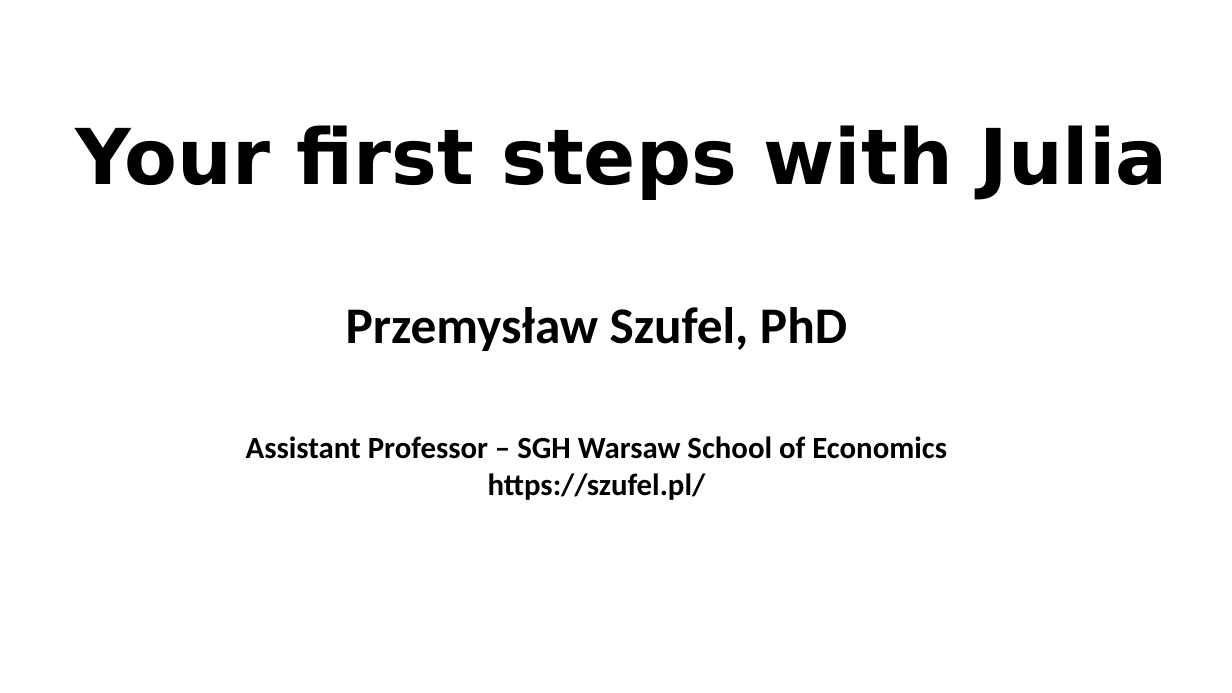
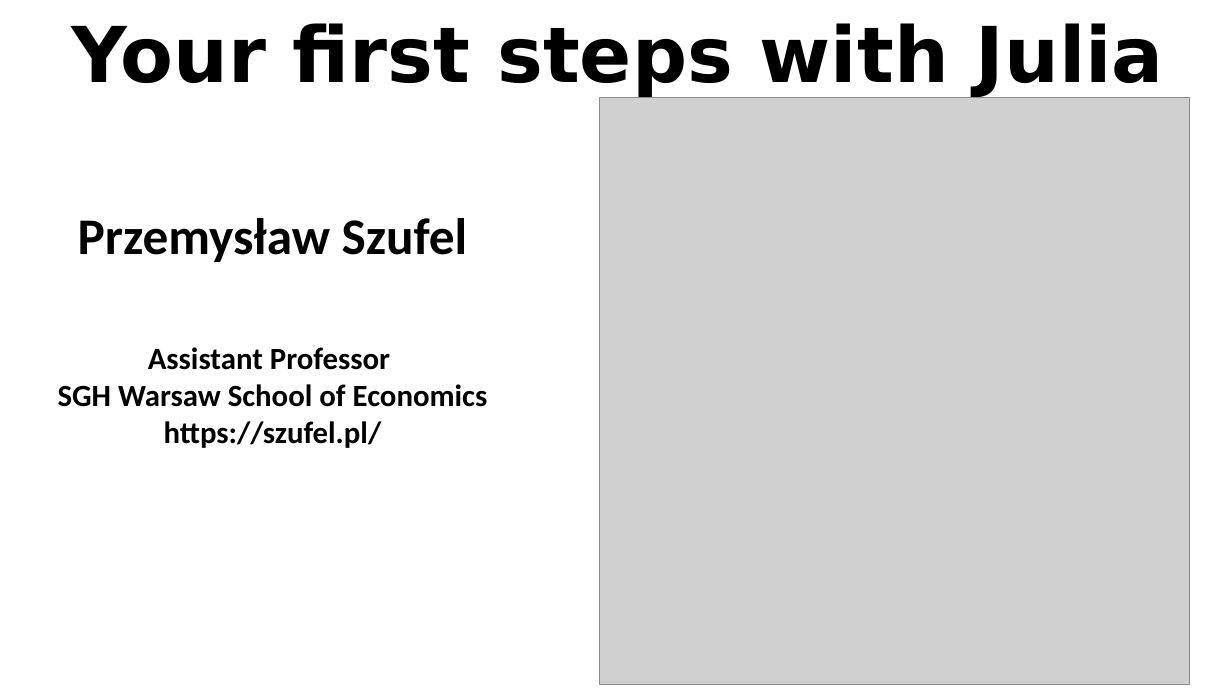
Before and after one commit to pszufe/2024_Julia_Krakow, a slide deck: slide 1 of 1_Basics/Julia_intro_Krakow_2024.pptx. Drawn at 1232x693 pixels with LibreOffice and Linux fonts; fonts in the diff are those of the drawing; grey boxes stand for pictures. Boxes give left, top, right and bottom in pixels: in the first picture for what was removed or moved away, otherwise in the second. Text is boxed around its words. In the diff, an @@ line names an element or a change of style, - is before the commit and + after.

Commit message:
eds

```diff
--- a/1_Basics/Julia_intro_Krakow_2024.pptx
+++ b/1_Basics/Julia_intro_Krakow_2024.pptx
@@ title "Your first steps with Julia": place and size @@
-title "Your first steps with Julia" at [76, 125, 1168, 200]
+title "Your first steps with Julia" at [72, 23, 1164, 98]
@@ picture added at [599, 98, 1189, 685] @@
@@ text "Przemysław Szufel": place and size @@
-text "Przemysław Szufel" at [246, 307, 947, 500]
+text "Przemysław Szufel" at [58, 218, 488, 448]
@@ text at [58, 218, 488, 407]: text changed @@
-Przemysław Szufel, PhD
-Assistant Professor – SGH Warsaw School of Economics
+Przemysław Szufel
+Assistant Professor
+SGH Warsaw School of Economics
```
